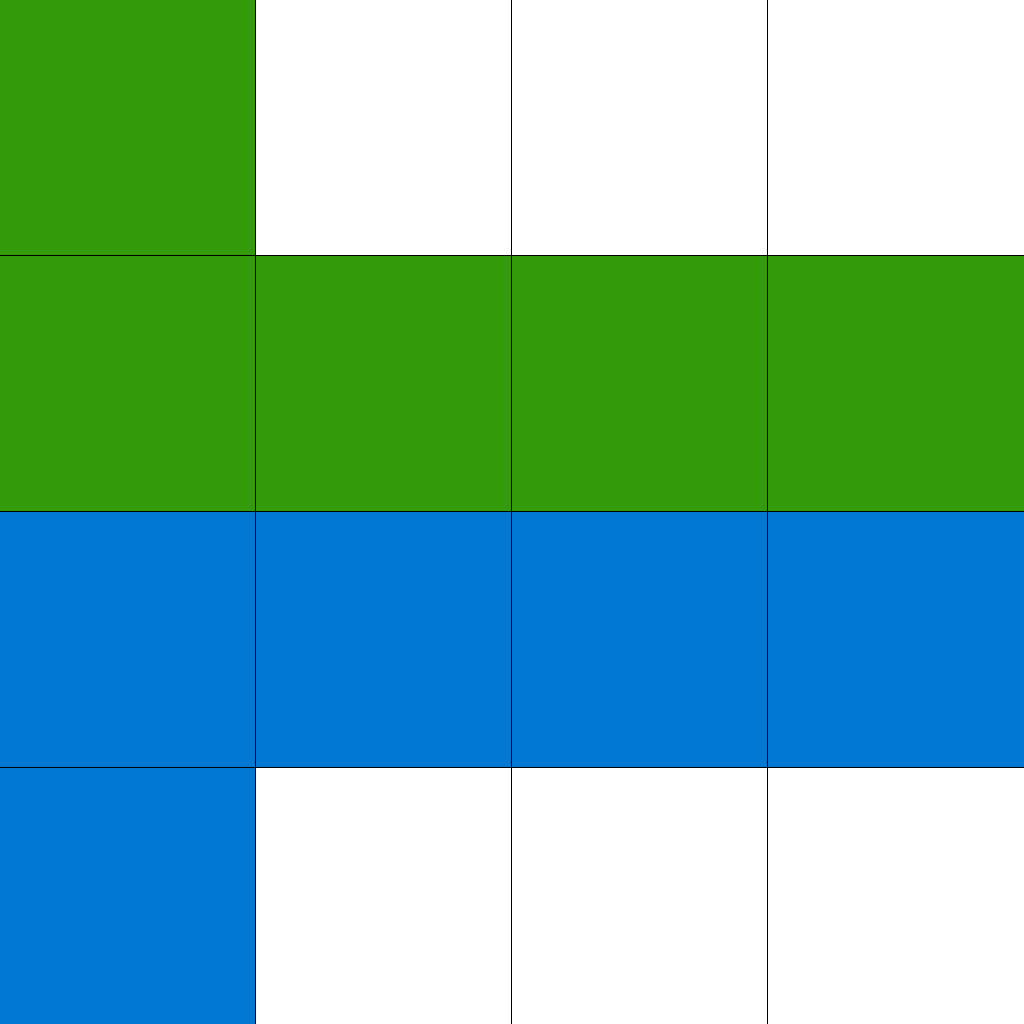
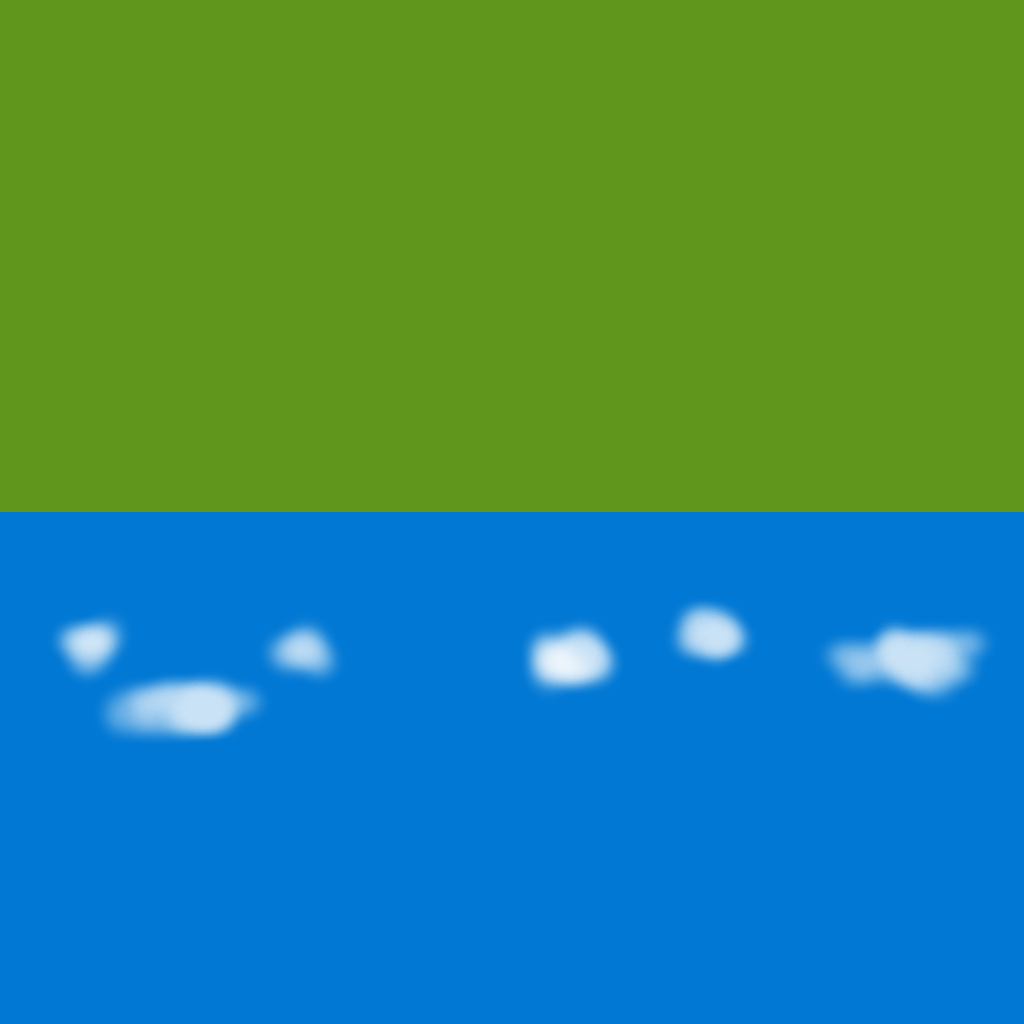
Before/after of a 1024px x 1024px layered artwork. What changed in the layer stack:
removed layer "Pasted Layer copy" over [0, 0, 1024, 1024]
removed layer "Pasted Layer" over [0, 0, 1024, 1024]
renamed "Background" to "skybox.png", showed it, painted on it over [0, 0, 1024, 1024]
